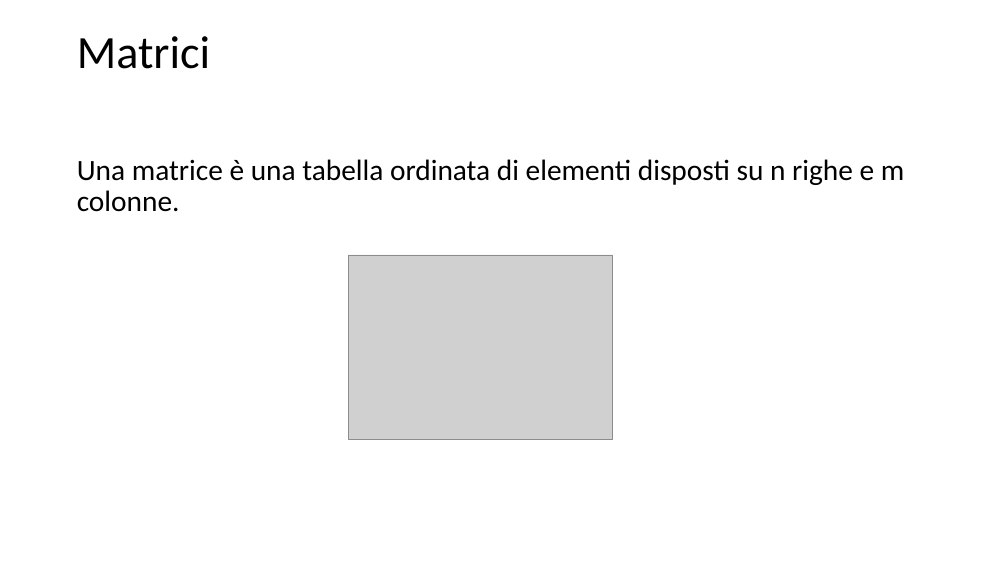
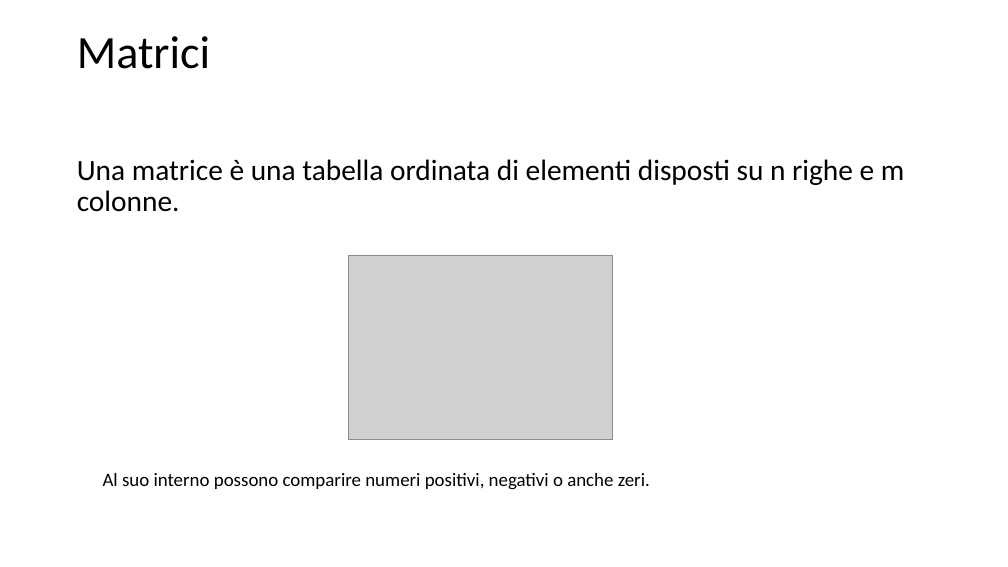
Before and after one commit to matteodelv/GaussLinearSystems, a slide deck: slide 8 of Presentazione.pptx. Drawn at 1008x567 pixels with LibreOffice and Linux fonts; fonts in the diff are those of the drawing; grey boxes stand for pictures. Boxes give left, top, right and bottom in pixels: in the first picture for what was removed or moved away, otherwise in the second. Text is boxed around its words. In the diff, an @@ line names an element or a change of style, - is before the commit and + after.

```diff
--- a/Presentazione.pptx
+++ b/Presentazione.pptx
@@ text added at <box>103,473,650,490</box>, 18 pt, text #000000 @@
+Al suo interno possono comparire numeri positivi, negativi o anche zeri.
```
Also in this commit, not shown: 2 other slides changed, 2 slides added, 1 slide removed.
